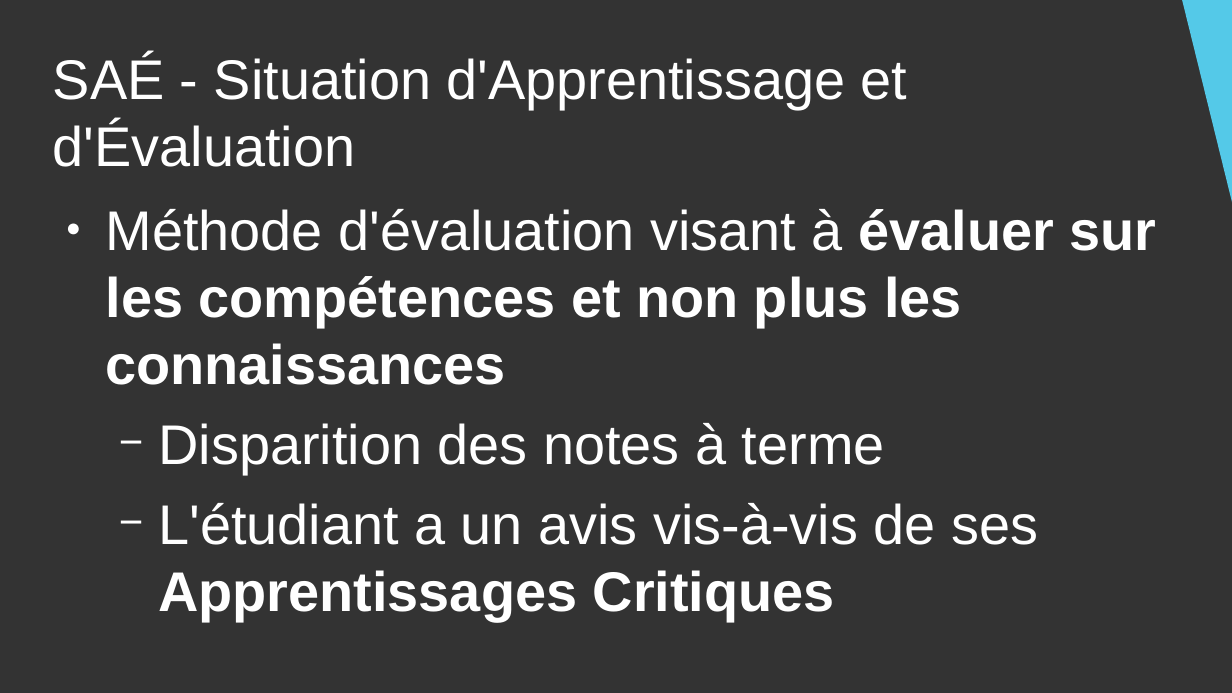
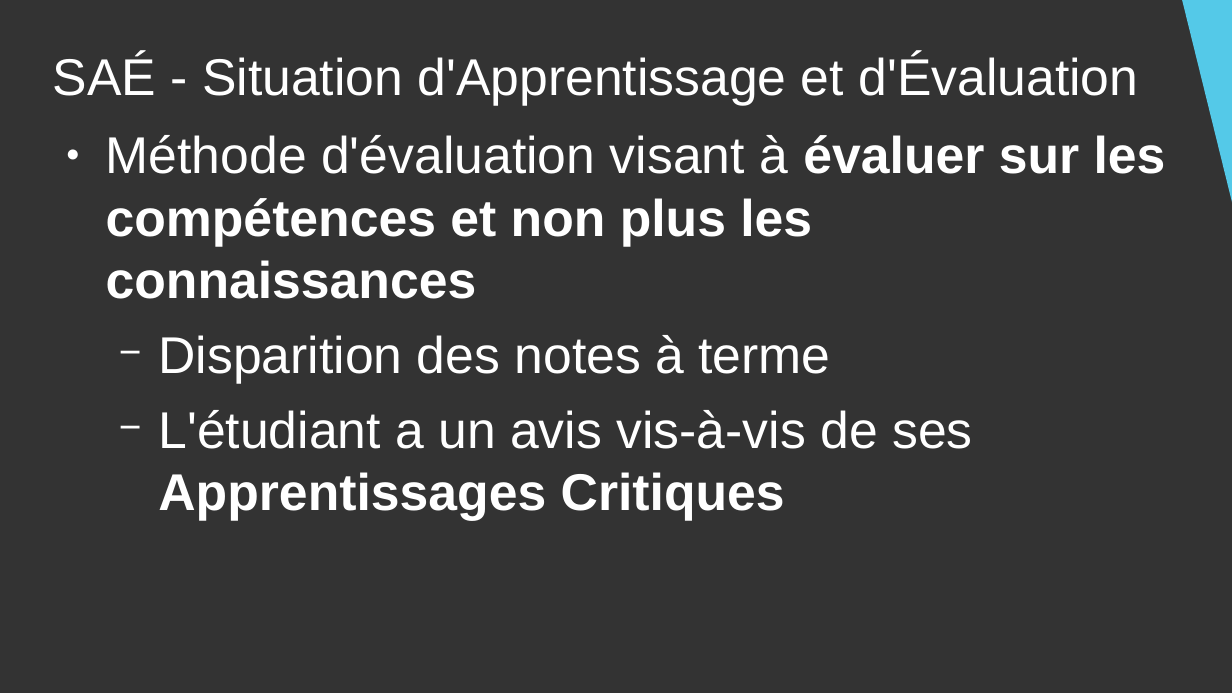
Before and after one commit to DanYellow/cours, a slide deck: slide 12 of presentation-formation-mmi/presentation.odp (slide 13 before the commit). Drawn at 1232x693 pixels with LibreOffice and Linux fonts; fonts in the diff are those of the drawing. Boxes give left, top, right and bottom in pixels: in the first picture for what was removed or moved away, otherwise in the second. Text is boxed around its words. In the diff, an @@ line names an element or a change of style, - is before the commit and + after.

```diff
--- a/presentation-formation-mmi/presentation.odp
+++ b/presentation-formation-mmi/presentation.odp
@@ text "SAÉ - Situation d'Apprentissage et ..." at (53, 54, 1166, 521): size 36 to 33.3 pt @@
```
Also in this commit, not shown: 6 other slides changed, 6 other files.
